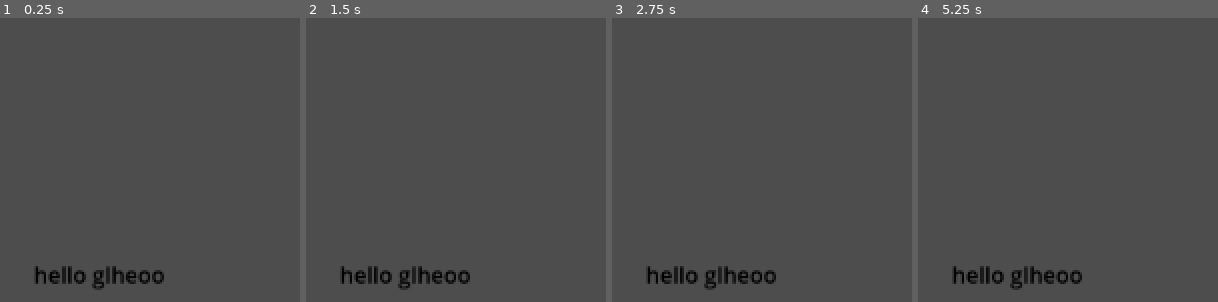
Above: before the commit, frames 1-4 (left to right).
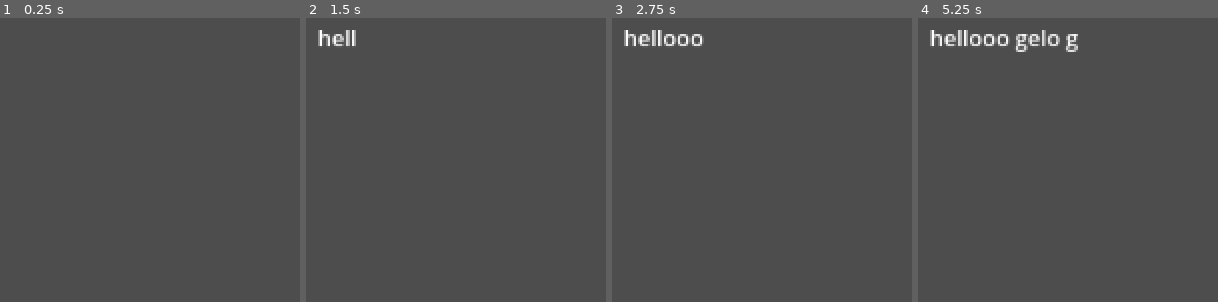
Above: after the commit, the same moments.

Repository: TOT00O/sevenn
Game: Godot game, scene res://backstory.tscn
The game is run twice, just before and just after one commit, with the same random seed, the same clock (stepped at 60 frames per second) and the same inputs. This scene is started directly instead of the project's main scene.
Inputs:
- Up to frame 1 (0.25 s): no input
- Up to frame 2 (1.5 s): tap Enter at 0.5 s; tap Space at 1.25 s
- Up to frame 3 (2.75 s): tap Enter at 2 s
- Up to frame 4 (5.25 s): tap Space at 2.75, 4.25 s; tap Enter at 3.5 s

The runs differ from the first frame. In frame 1, 1.3% of the frame differs, in the area x 12-55%, y 87-96%; in frame 2, 1.8%; in frame 3, 2.2%; in frame 4, 2.9%, in the area x 4-55%, y 4-96%.

Commit message:
made a typewriter!!1

Diff:
--- a/backstory.tscn
+++ b/backstory.tscn
@@ -1,36 +1,24 @@
-[gd_scene load_steps=4 format=3 uid="uid://b1368e81kivay"]
+[gd_scene load_steps=2 format=3 uid="uid://b1368e81kivay"]
 
-[ext_resource type="Texture2D" uid="uid://1l5a32jljbuw" path="res://page.jpg" id="1_6quti"]
+[ext_resource type="Script" path="res://typewriter.gd" id="1_yhmmr"]
 
-[sub_resource type="Animation" id="Animation_ib64v"]
-resource_name = "textani"
-
-[sub_resource type="AnimationLibrary" id="AnimationLibrary_uhyes"]
-_data = {
-"textani": SubResource("Animation_ib64v")
-}
-
-[node name="Node2D" type="Node2D"]
-
-[node name="Page" type="Sprite2D" parent="."]
-visible = false
-position = Vector2(577, 321)
-rotation = -1.5708
-scale = Vector2(1.4863, 1.85144)
-texture = ExtResource("1_6quti")
+[node name="Control" type="Control"]
+layout_mode = 3
+anchors_preset = 15
+anchor_right = 1.0
+anchor_bottom = 1.0
+offset_left = 66.0
+offset_top = 53.0
+offset_right = 66.0
+offset_bottom = 53.0
+grow_horizontal = 2
+grow_vertical = 2
+script = ExtResource("1_yhmmr")
 
 [node name="RichTextLabel" type="RichTextLabel" parent="."]
-anchors_preset = -1
-anchor_top = 3.375
-anchor_bottom = 3.375
-offset_left = 82.0
-offset_top = 224.0
-offset_right = 663.0
-offset_bottom = 364.0
-theme_override_colors/default_color = Color(0, 0, 0, 1)
-text = "hello glheoo"
-
-[node name="AnimationPlayer" type="AnimationPlayer" parent="."]
-libraries = {
-"": SubResource("AnimationLibrary_uhyes")
-}
+layout_mode = 0
+offset_right = 888.0
+offset_bottom = 391.0
+text = "hellooo gelo gelogelgelelge"
+visible_characters = 0
+visible_ratio = 0.0
--- /dev/null
+++ b/scripts/typewriter.gd
@@ -0,0 +1,6 @@
+extends Control
+
+# Called every frame. 'delta' is the elapsed time since the previous frame.
+func _process(delta):
+	if $RichTextLabel.visible_ratio < 1:
+		$RichTextLabel.visible_ratio += 0.1 * delta
--- /dev/null
+++ b/typewriter.gd
@@ -0,0 +1,7 @@
+extends Control
+
+
+# Called every frame. 'delta' is the elapsed time since the previous frame.
+func _process(delta):
+	if $RichTextLabel.visible_ratio < 1:
+		$RichTextLabel.visible_ratio += 0.1 * delta
